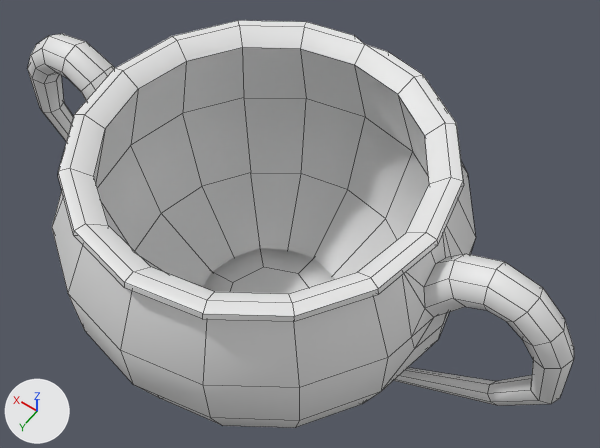
The FBX model Assets/Models/Rooms/Breakfast with my son/sugar pot/pot.fbx as it was, and as the next commit left it.
Rendered twice from a 50 mm lens placed at (-0.07, 0.0855, 0.19), pointed at (-0.0028, -0.0086, 0.0422). Lighting does not change. The marker at lower left points along +X, +Y and +Z. Shape keys are drawn at the values saved in each file. Mesh edges are drawn as thin lines.

The first picture shows 'pot', 'sugar'.
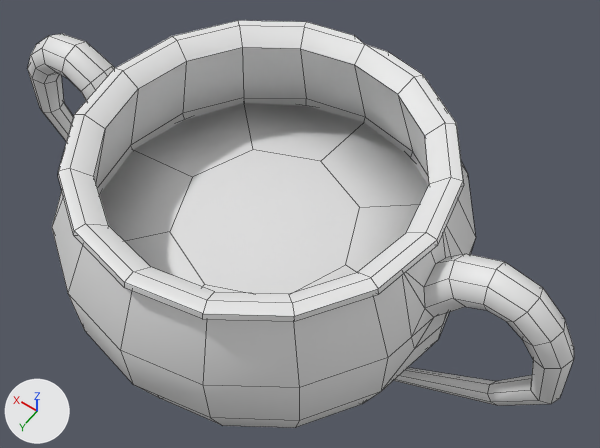
Changed parts and their boxes [x1, y1, x2, y2] in the pictures (600 x 448 px):
'sugar', reshaped
    before: [203, 248, 334, 294]
    after: [99, 103, 428, 294]

The edits, one by one:
In shape key 'empty' (key_0_empty), value goes from 1.0 to 0.0.
